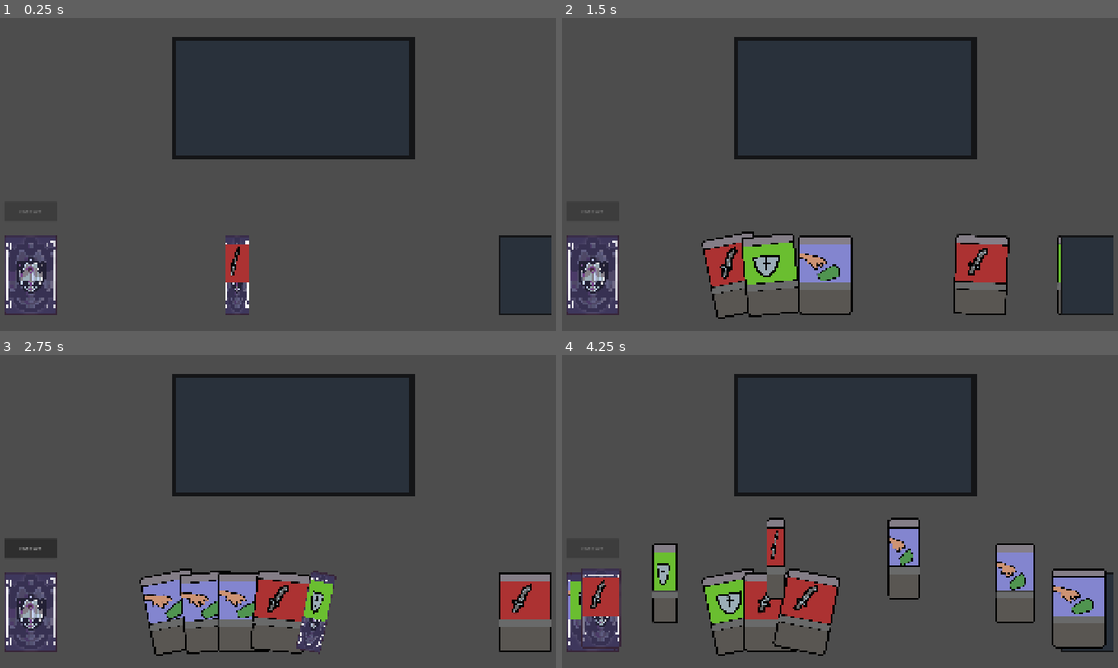
Above: before the commit, frames 1-4 (two rows, left to right).
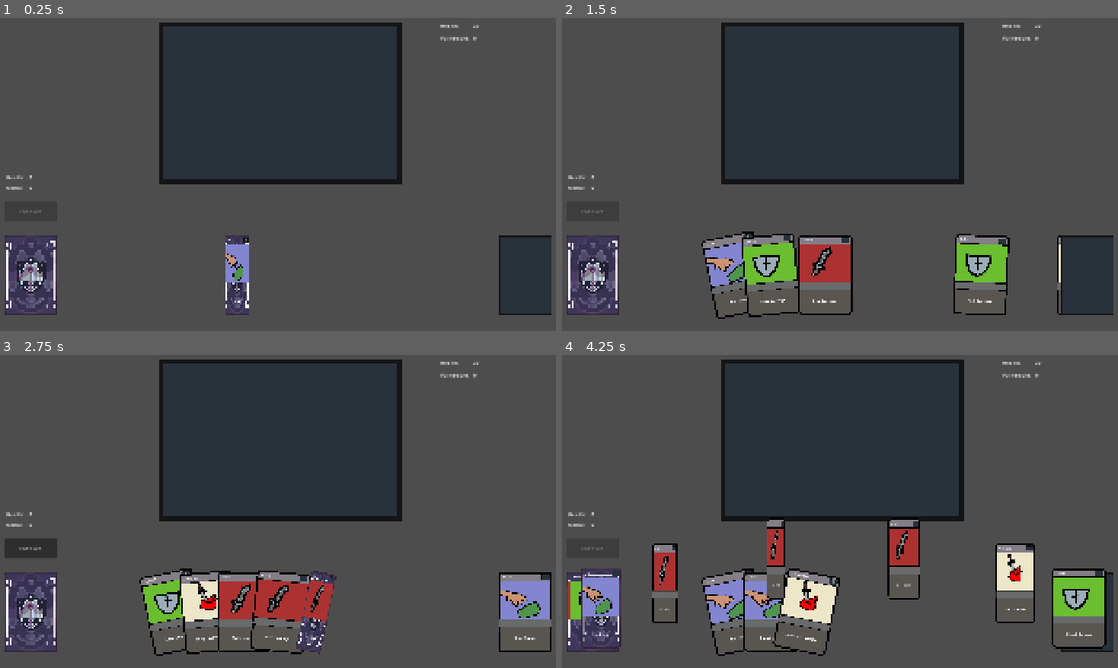
Above: after the commit, the same moments.

Repository: SevvyP/untitled
Game: Godot game, scene res://scenes/main.tscn
Same seed, same stepped clock (60 frames per second), same inputs: the game is played once before the commit and once after it.
Inputs (mouse positions are in pixels of both pictures, inside the frame that each line leads up to):
- Up to frame 1 (0.25 s): no input
- Up to frame 2 (1.5 s): drag from (734, 274) to (856, 96) at 0.52 s; click "End turn" at 1.25 s
- Up to frame 3 (2.75 s): drag from (528, 611) to (94, 611) at 2.02 s
- Up to frame 4 (4.25 s): click "End turn" at 2.75 s; move the mouse to (901, 433) at 3.52 s; click (901, 433) at 3.67 s

The runs differ from the first frame. In frame 1, 9.6% of the frame differs, in the area x 1-87%, y 1-92%; in frame 2, 12%; in frame 3, 13%; in frame 4, 16%, in the area x 1-98%, y 1-92%.

Commit message:
feat: add attack and vulnerable

Diff:
--- a/cards/Defend.tres
+++ b/cards/Defend.tres
@@ -6,6 +6,7 @@
 [resource]
 script = ExtResource("2_vp3g3")
 card_name = "Defend"
+description = "Block 6 damage"
 art = ExtResource("1_npllq")
 card_effects = Dictionary[int, int]({
 1: 6
--- a/cards/Strike.tres
+++ /dev/null
@@ -1,12 +0,0 @@
-[gd_resource type="Resource" script_class="CardData" format=3 uid="uid://dsej68gbr76hc"]
-
-[ext_resource type="Script" uid="uid://yegwd4iidb46" path="res://scripts/card_data.gd" id="1_ewkst"]
-[ext_resource type="Texture2D" uid="uid://cpb5uwpya5bg8" path="res://sprites/strike.png" id="1_why84"]
-
-[resource]
-script = ExtResource("1_ewkst")
-art = ExtResource("1_why84")
-card_effects = Dictionary[int, int]({
-0: 6
-})
-metadata/_custom_type_script = "uid://yegwd4iidb46"
--- /dev/null
+++ b/cards/srike.tres
@@ -0,0 +1,13 @@
+[gd_resource type="Resource" script_class="CardData" format=3 uid="uid://dsej68gbr76hc"]
+
+[ext_resource type="Texture2D" uid="uid://cpb5uwpya5bg8" path="res://sprites/strike.png" id="1_h1bgs"]
+[ext_resource type="Script" uid="uid://yegwd4iidb46" path="res://scripts/card_data.gd" id="2_2btnm"]
+
+[resource]
+script = ExtResource("2_2btnm")
+description = "Deal 6 damage"
+art = ExtResource("1_h1bgs")
+card_effects = Dictionary[int, int]({
+0: 6
+})
+metadata/_custom_type_script = "uid://yegwd4iidb46"
--- /dev/null
+++ b/cards/vulnerable.tres
@@ -0,0 +1,14 @@
+[gd_resource type="Resource" script_class="CardData" format=3 uid="uid://cmtmoqt0w1d2h"]
+
+[ext_resource type="Texture2D" uid="uid://c83x1ibgsrx1a" path="res://sprites/vulnerable.png" id="1_g4lfw"]
+[ext_resource type="Script" uid="uid://yegwd4iidb46" path="res://scripts/card_data.gd" id="2_wdlri"]
+
+[resource]
+script = ExtResource("2_wdlri")
+card_name = "Vulnerable"
+description = "Apply 2 vulnerable"
+art = ExtResource("1_g4lfw")
+card_effects = Dictionary[int, int]({
+3: 2
+})
+metadata/_custom_type_script = "uid://yegwd4iidb46"
--- a/prefabs/card.tscn
+++ b/prefabs/card.tscn
@@ -4,6 +4,7 @@
 [ext_resource type="Texture2D" uid="uid://b7853uqjn56ct" path="res://sprites/card_frame_demo.png" id="2_hyht8"]
 [ext_resource type="Texture2D" uid="uid://uhcinog8m7c5" path="res://sprites/card_back_demo.png" id="4_8m1pn"]
 [ext_resource type="Texture2D" uid="uid://cpb5uwpya5bg8" path="res://sprites/strike.png" id="4_hdhns"]
+[ext_resource type="Texture2D" uid="uid://booqbd5npgygp" path="res://sprites/card_pile_holder.png" id="5_hdhns"]
 
 [sub_resource type="RectangleShape2D" id="RectangleShape2D_31sbn"]
 size = Vector2(512, 768)
@@ -117,6 +118,40 @@
 [node name="CollisionShape2D" type="CollisionShape2D" parent="Area2D" unique_id=1501913736]
 shape = SubResource("RectangleShape2D_31sbn")
 
+[node name="Sprite2D" type="Sprite2D" parent="Area2D" unique_id=214734746]
+position = Vector2(191, -334)
+scale = Vector2(0.15234378, 0.067708276)
+texture = ExtResource("5_hdhns")
+
+[node name="cost" type="Label" parent="Area2D" unique_id=1160663320]
+offset_left = 168.0
+offset_top = -360.0
+offset_right = 216.0
+offset_bottom = -312.0
+theme_override_font_sizes/font_size = 32
+text = "0"
+horizontal_alignment = 1
+vertical_alignment = 1
+
+[node name="name" type="Label" parent="Area2D" unique_id=1146259975]
+offset_left = -216.0
+offset_top = -360.0
+offset_right = 136.0
+offset_bottom = -312.0
+theme_override_font_sizes/font_size = 32
+text = "Strike"
+vertical_alignment = 1
+
+[node name="description" type="Label" parent="Area2D" unique_id=1301708615]
+offset_left = -216.0
+offset_top = 152.0
+offset_right = 208.0
+offset_bottom = 344.0
+theme_override_font_sizes/font_size = 32
+text = "Deal 6 damage"
+horizontal_alignment = 1
+vertical_alignment = 1
+
 [node name="animation" type="AnimationPlayer" parent="." unique_id=2111350441]
 libraries/ = SubResource("AnimationLibrary_fsik0")
 
--- a/scenes/main.tscn
+++ b/scenes/main.tscn
@@ -6,7 +6,7 @@
 [ext_resource type="Script" uid="uid://bad21sxhga4fv" path="res://scripts/input_manager.gd" id="6_tefeu"]
 
 [sub_resource type="RectangleShape2D" id="RectangleShape2D_jyhfs"]
-size = Vector2(768, 384)
+size = Vector2(768, 512)
 
 [node name="battle" type="Node2D" unique_id=759941962]
 script = ExtResource("1_0wfyh")
@@ -24,19 +24,72 @@
 script = ExtResource("6_tefeu")
 
 [node name="play_box" type="Area2D" parent="." unique_id=1864854900]
-position = Vector2(80, -192)
+position = Vector2(968, 328)
 collision_layer = 2
 collision_mask = 2
 metadata/_edit_group_ = true
 
 [node name="Sprite2D" type="Sprite2D" parent="play_box" unique_id=632774017]
-position = Vector2(928, 504)
 rotation = 1.5707964
-scale = Vector2(0.75, 1)
 texture = ExtResource("4_jyhfs")
 
 [node name="CollisionShape2D" type="CollisionShape2D" parent="play_box" unique_id=1803472492]
-position = Vector2(928, 504)
 shape = SubResource("RectangleShape2D_jyhfs")
 
+[node name="RichTextLabel" type="Label" parent="." unique_id=669754216]
+offset_left = 104.0
+offset_top = 552.0
+offset_right = 256.0
+offset_bottom = 592.0
+text = "Health: "
+
+[node name="RichTextLabel2" type="Label" parent="." unique_id=851194320]
+offset_left = 104.0
+offset_top = 584.0
+offset_right = 168.0
+offset_bottom = 624.0
+text = "Mana: "
+
+[node name="mana" type="Label" parent="." unique_id=318705797]
+offset_left = 176.0
+offset_top = 584.0
+offset_right = 240.0
+offset_bottom = 624.0
+text = "0"
+
+[node name="health" type="Label" parent="." unique_id=749095852]
+offset_left = 176.0
+offset_top = 552.0
+offset_right = 240.0
+offset_bottom = 592.0
+text = "0"
+
+[node name="RichTextLabel3" type="Label" parent="." unique_id=1632556896]
+offset_left = 1472.0
+offset_top = 72.0
+offset_right = 1624.0
+offset_bottom = 112.0
+text = "Health: "
+
+[node name="enemy_health" type="Label" parent="." unique_id=2007028371]
+offset_left = 1576.0
+offset_top = 72.0
+offset_right = 1640.0
+offset_bottom = 112.0
+text = "0"
+
+[node name="RichTextLabel4" type="Label" parent="." unique_id=1184581776]
+offset_left = 1472.0
+offset_top = 112.0
+offset_right = 1624.0
+offset_bottom = 152.0
+text = "Vulnerable:"
+
+[node name="enemy_vulnerable" type="Label" parent="." unique_id=154307027]
+offset_left = 1576.0
+offset_top = 112.0
+offset_right = 1640.0
+offset_bottom = 152.0
+text = "0"
+
 [connection signal="pressed" from="end_turn" to="." method="_on_button_pressed"]
--- a/scripts/card.gd
+++ b/scripts/card.gd
@@ -2,6 +2,9 @@
 extends Node2D
 
 @onready var art: Sprite2D = $Area2D/card_art
+@onready var cost: Label = $Area2D/cost
+@onready var card_name: Label = $Area2D/name
+@onready var description: Label = $Area2D/description
 
 @export var data: CardData
 
@@ -12,7 +15,6 @@
 var is_animating: bool = false
 var in_hand_pos: Vector2
 var in_hand_rot: float
-var appearance_tween : Tween
 
 const CARD_DEFAULT_SCALE := Vector2(0.33, 0.33)
 
@@ -60,6 +62,15 @@
 	if data and data.art:
 		art.texture = data.art
 
+	if data and data.card_name:
+		card_name.text = data.card_name
+
+	if data and data.cost:
+		cost.text = str(data.cost)
+
+	if data and data.description:
+		description.text = data.description
+
 
 ## Associates the visual card with its logical CardInstance.
 func setup_instance(instance: CardInstance) -> void:
@@ -78,8 +89,6 @@
 
 ## Releases the card at its current position.
 func stop_dragging() -> void:
-	if appearance_tween and appearance_tween.is_valid():
-		appearance_tween.kill()
 	is_dragging = false
 	z_index = 0
 	scale = CARD_DEFAULT_SCALE
@@ -103,10 +112,7 @@
 ## Plays the card hover or return animation.[br]
 ## Type 0 enlarges the card; type 1 restores its default scale.
 func tween_anim(type: int) -> void:
-	if appearance_tween and appearance_tween.is_valid():
-		appearance_tween.kill()
 	var tween: Tween = create_tween()
-	appearance_tween = tween
 
 	match type:
 		0: # picked up animation
--- a/scripts/game_view.gd
+++ b/scripts/game_view.gd
@@ -129,6 +129,8 @@
 	var tween: Tween = get_tree().create_tween().set_ease(Tween.EASE_OUT).set_trans(Tween.TRANS_CUBIC)
 	tween.parallel().tween_property(card_view, "global_position", final_pos, 0.1)
 	tween.parallel().tween_property(card_view, "rotation", 0, 0.1)
+	# if card is not default size
+	tween.parallel().tween_property(card_view, "scale", CARD_DEFAULT_SCALE, 0.1)
 
 	await tween.finished
 
@@ -332,3 +334,9 @@
 
 	discard_top_card_reference.setup(top_card.data)
 	discard_top_card_reference.visible = true
+
+
+func animate_card_play(card : Card) -> void:
+	var tween : Tween = get_tree().create_tween()
+	tween.tween_property(card, "scale", Vector2(0.5, 0.5), 0.2).set_trans(Tween.TRANS_BACK).set_ease(Tween.EASE_OUT)
+	await tween.finished
--- a/scripts/input_manager.gd
+++ b/scripts/input_manager.gd
@@ -1,7 +1,6 @@
 extends Node2D
 
-@onready var play_box : Area2D = $"../play_box"
-
+@onready var play_box : CollisionShape2D = $"../play_box/CollisionShape2D"
 const COLLISION_MASK_CARD: int = 1
 const COLLISION_MASK_PLAY_BOX: int = 2
 
@@ -28,17 +27,14 @@
 			if not dragged_card:
 				return
 
-			var released_card: Card = dragged_card
-			dragged_card = null
-			released_card.stop_dragging()
-			released_card.is_animating = true
-
 			# if released within the play_box
-			if is_over_play_box(get_global_mouse_position()):
-				card_play_requested.emit(released_card)
+			if is_dragged_card_in_play_box():
+				card_play_requested.emit(dragged_card)
 
 			else:
-				await released_card.return_to_hand()
+				dragged_card.stop_dragging()
+				await dragged_card.return_to_hand()
+				dragged_card = null
 
 
 ## Returns the topmost interactive card at the given global position.[br]
@@ -85,21 +81,14 @@
 	return highest_card
 
 
-## checks if the playbox is at the curser
-func is_over_play_box(global_click_pos: Vector2) -> bool:
-	var space_state := get_world_2d().direct_space_state
+## Returns whether the dragged card is fully within the play box
+func is_dragged_card_in_play_box() -> bool:
+	var card_area_collision_shape : CollisionShape2D = dragged_card.get_node("Area2D").get_node("CollisionShape2D")
+	var outer_rect := play_box.shape.get_rect()
+	var inner_rect := card_area_collision_shape.shape.get_rect()
 
-	# Set up a physics point query at the mouse position
-	var query := PhysicsPointQueryParameters2D.new()
-	query.position = global_click_pos
-	query.collision_mask = COLLISION_MASK_PLAY_BOX
-	query.collide_with_areas = true
-	query.collide_with_bodies = false # Ignore player/walls, only look for card Areas
+	# apply transform
+	outer_rect = (play_box.global_transform * outer_rect).abs()
+	inner_rect = (card_area_collision_shape.global_transform * inner_rect).abs()
 
-	# Intersect point returns an array of dictionaries representing all overlapping areas
-	var results := space_state.intersect_point(query)
-
-	if results.is_empty():
-		return false
-
-	return true
+	return outer_rect.encloses(inner_rect)
--- a/scripts/main.gd
+++ b/scripts/main.gd
@@ -3,7 +3,11 @@
 @onready var game_view: GameView = $game_view
 @onready var end_turn_reference: Button = $end_turn
 @onready var input_manager = $input_manager
-
+@onready var enemy_health_reference : Label = $enemy_health
+@onready var enemy_vulnerable_reference: Label = $enemy_vulnerable
+
+@export var enemy_health : int = 30
+@export var enemy_vulnerable : int = 0
 @export var starting_deck: Array[CardData] = []
 
 var game_state: GameState
@@ -12,6 +16,11 @@
 
 ## true when the game state is updating and player interactions should be paused
 var is_game_state_updating: bool = false
+
+# Update display numbers from game state
+func _process(delta: float) -> void:
+	enemy_health_reference.text = str(enemy_health)
+	enemy_vulnerable_reference.text = str(enemy_vulnerable)
 
 ## Initializes the game state, builds the starting deck, and draws the first hand
 func _ready() -> void:
@@ -23,10 +32,13 @@
 	await get_tree().create_timer(0.15).timeout
 
 	# TODO: build and assign starting deck instead of placeholder
-	var Strike: CardData = load("res://cards/strike.tres")
+	var Strike: CardData = load("res://cards/srike.tres")
 	var Defend: CardData = load("res://cards/defend.tres")
 	var Draw: CardData = load("res://cards/draw.tres")
-	for i in range(13):
+	var Vulnerable: CardData = load("res://cards/vulnerable.tres")
+	for i in range(10):
+		if i % 4 == 0:
+			starting_deck.append(Vulnerable)
 		if i % 3 == 0:
 			starting_deck.append(Strike)
 		elif i % 2 == 0:
@@ -68,6 +80,8 @@
 	await discard_hand()
 
 	# trigger enemy turns
+	if enemy_vulnerable > 0:
+		enemy_vulnerable -= 1
 
 	# resolve start of next player turn
 
@@ -90,9 +104,12 @@
 
 	card.z_index = GameView.ANIMATION_Z_INDEX
 
-	# Keep the logical instance: discard frees the visual Card node.
-	await discard_card(card_instance)
+	await game_view.animate_card_play(card)
+
+	await discard_card(card.card_instance)
+
 	await resolve_card_effects(card_instance)
+
 	await game_view.animate_hand_layout(game_state.hand)
 
 	is_game_state_updating = false
@@ -106,8 +123,10 @@
 
 		match action:
 			CardData.Effect.ATTACK:
-				# Replace with damage application once targets exist.
-				print("Deal %d damage" % amount)
+				enemy_health -= amount
+				if enemy_health <= 0:
+					enemy_health = 0
+					print("game over!")
 
 			CardData.Effect.DEFEND:
 				# Replace with adding block to the player.
@@ -118,13 +137,14 @@
 					await draw_card()
 
 			CardData.Effect.INFLICT_VULNERABLE:
-				# Replace with adding stacks to the target.
-				print("Apply %d vulnerable" % amount)
+				enemy_vulnerable += amount
 
 
 ## TODO: get bonus mondifiers to apply
 func get_effect_bonus(action: CardData.Effect) -> int:
 	# Look up relevant player buffs, relics, etc. here.
+	if action == CardData.Effect.ATTACK:
+		return enemy_vulnerable
 	return 0
 
 
Binary file added: sprites/vulnerable.png
Not shown, added: sprites/vulnerable.png.import
